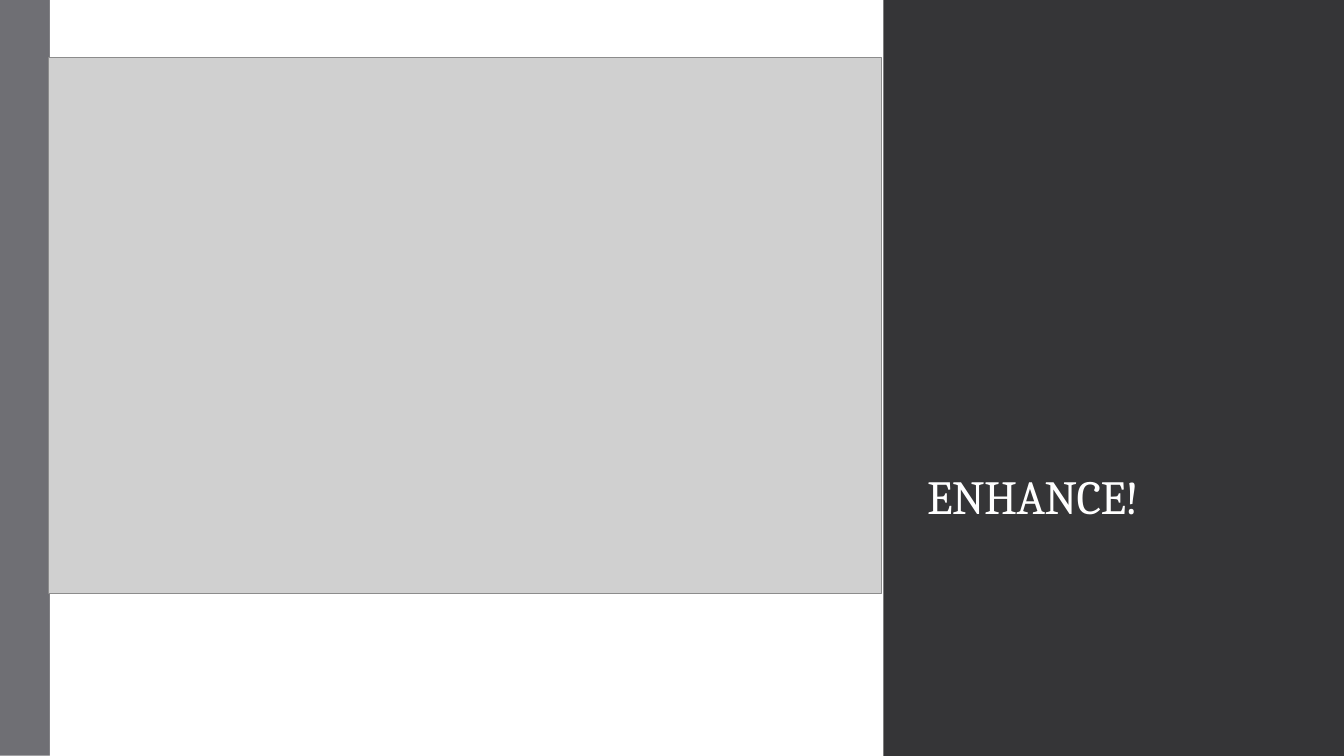
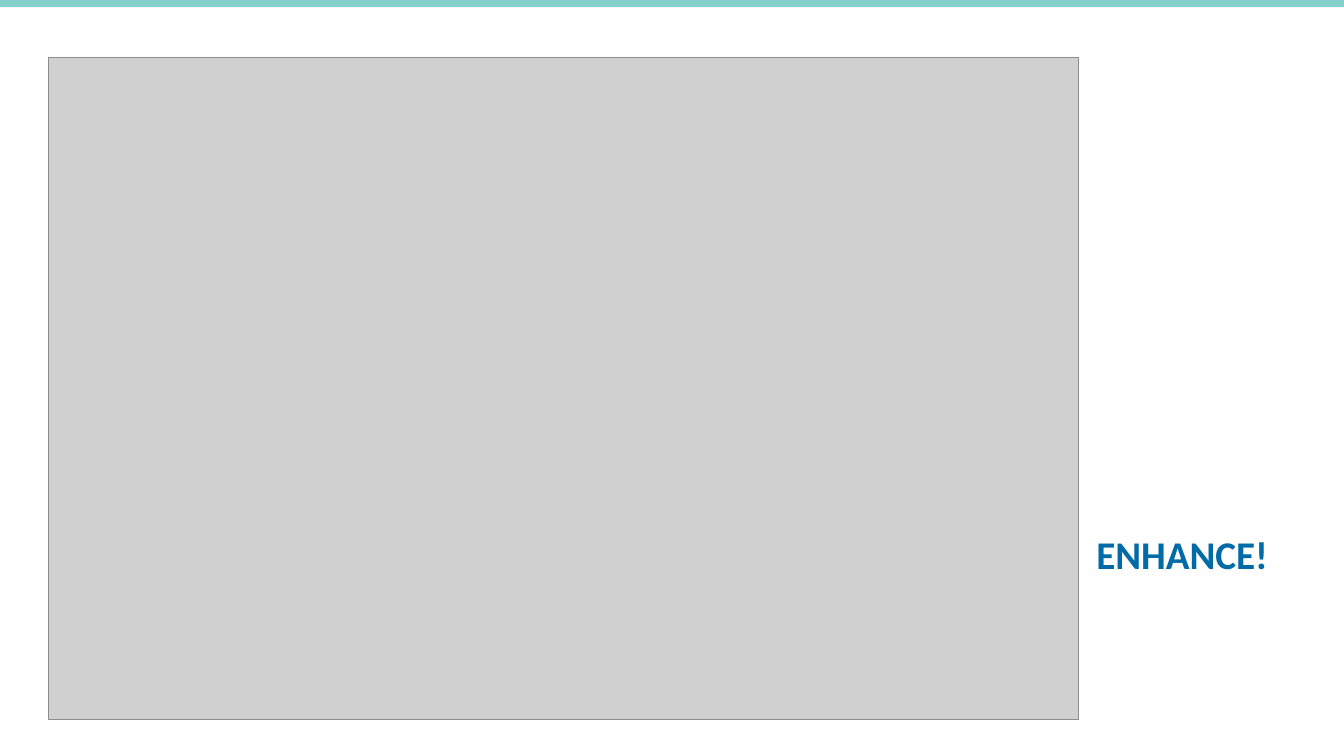
Before and after one commit to rpardee/hcsrn_2019, a slide deck: slide 18 of hcsrn_webinar_diy_analytics.pptx (slide 16 before the commit). Drawn at 1344x756 pixels with LibreOffice and Linux fonts; fonts in the diff are those of the drawing; grey boxes stand for pictures; background and template pictures are left out. Boxes give left, top, right and bottom in pixels: in the first picture for what was removed or moved away, otherwise in the second. Text is boxed around its words. In the diff, an @@ line names an element or a change of style, - is before the commit and + after.

```diff
--- a/hcsrn_webinar_diy_analytics.pptx
+++ b/hcsrn_webinar_diy_analytics.pptx
@@ rectangle removed at <box>0,0,50,756</box> @@
@@ rectangle added at <box>0,0,1344,7</box>, fill #85CFCD @@
@@ rectangle removed at <box>49,0,883,756</box> @@
@@ rectangle removed at <box>50,0,1245,756</box> @@
@@ rectangle removed at <box>1245,0,1344,756</box> @@
@@ rectangle removed at <box>1245,0,1344,756</box> @@
@@ picture: place and size @@
-picture at <box>48,57,881,593</box>
+picture at <box>48,57,1078,720</box>
@@ title "ENHANCE!": place and size @@
-title "ENHANCE!" at <box>927,482,1139,515</box>
+title "ENHANCE!" at <box>1096,542,1268,570</box>
@@ title "ENHANCE!" at <box>1096,542,1268,570</box>: size 34 to 28 pt, font Cambria to Calibri, text colour #FFFFFF to #006BA6, letter spacing -0.5 to 0 pt, bold on @@
```
Also in this commit, not shown: 13 other slides changed, 9 slides added, 7 slides removed, 1 other file.
